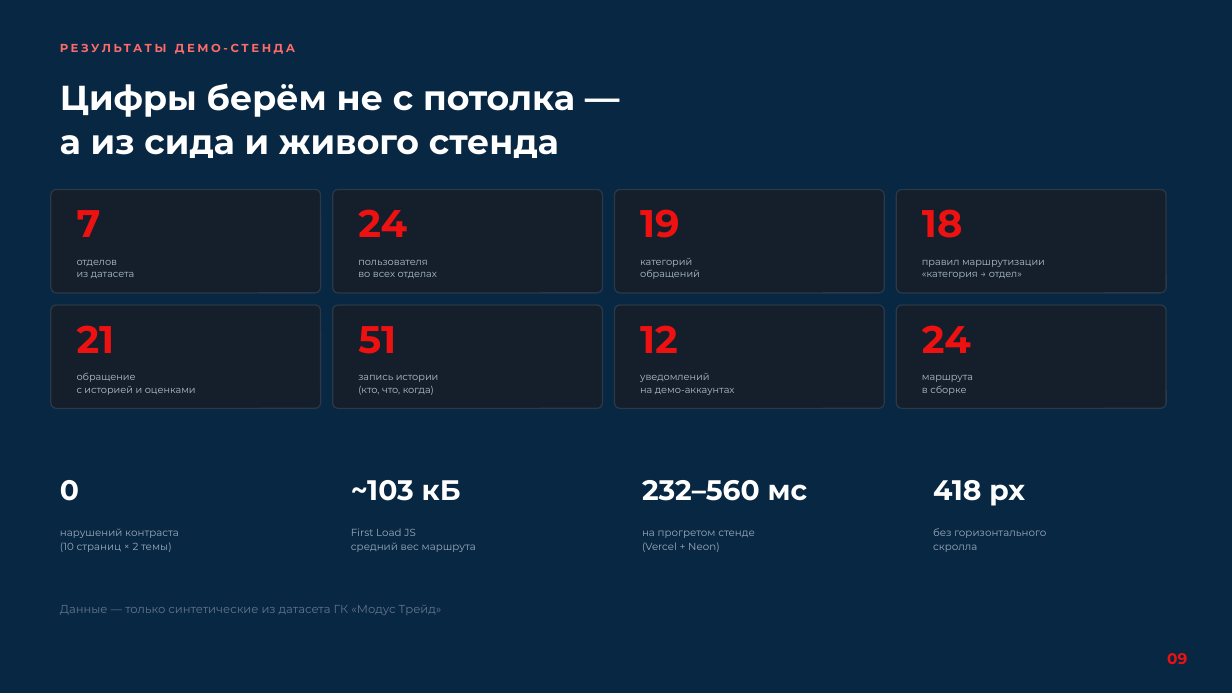
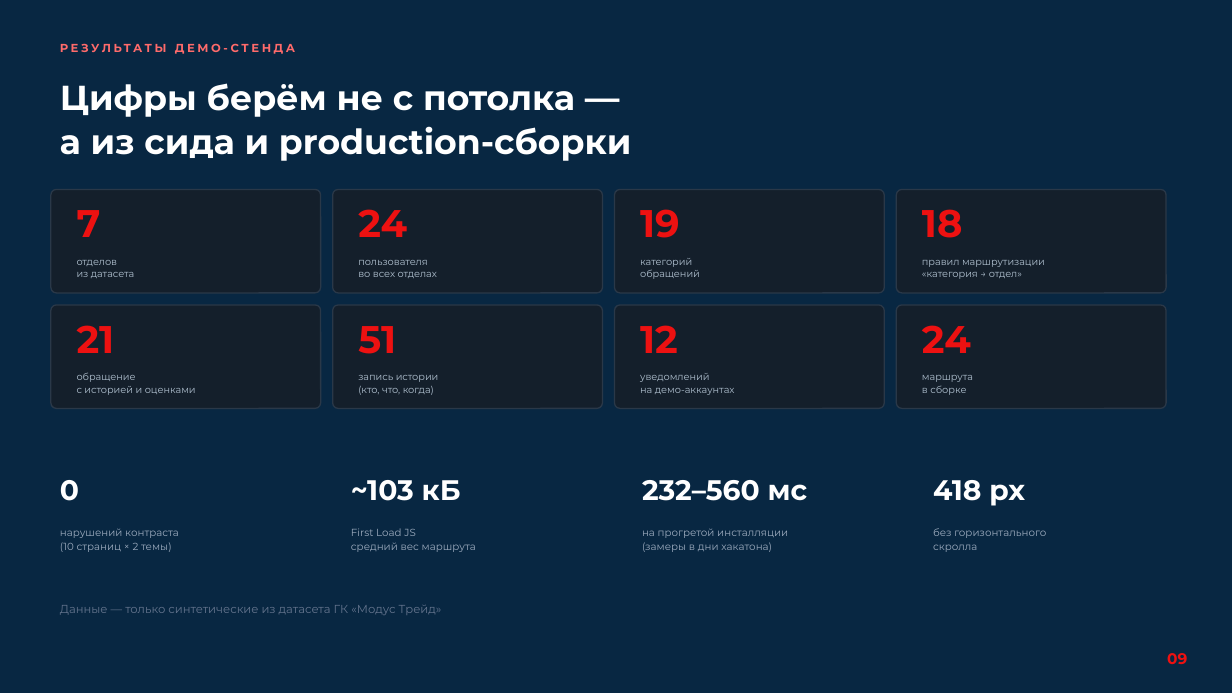
Before and after one commit to DENDORoff/otklik, a slide deck: slide 9 of ПИТЧ-ПРЕЗЕНТАЦИЯ.pptx. Drawn at 1232x693 pixels with LibreOffice and Linux fonts; fonts in the diff are those of the drawing. Boxes give left, top, right and bottom in pixels: in the first picture for what was removed or moved away, otherwise in the second. Text is boxed around its words. In the diff, an @@ line names an element or a change of style, - is before the commit and + after.

Commit message:
Портфолио: выведены из эксплуатации Vercel и Neon, осталась инструкция развёртывания

```diff
--- a/ПИТЧ-ПРЕЗЕНТАЦИЯ.pptx
+++ b/ПИТЧ-ПРЕЗЕНТАЦИЯ.pptx
@@ text at (60, 126, 632, 161): text changed @@
-а из сида и живого стенда
+а из сида и production-сборки
@@ text at (642, 528, 788, 552): text changed @@
-на прогретом стенде
-(Vercel + Neon)
+на прогретой инсталляции
+(замеры в дни хакатона)
```
Also in this commit, not shown: 10 other slides changed, 16 other files.
